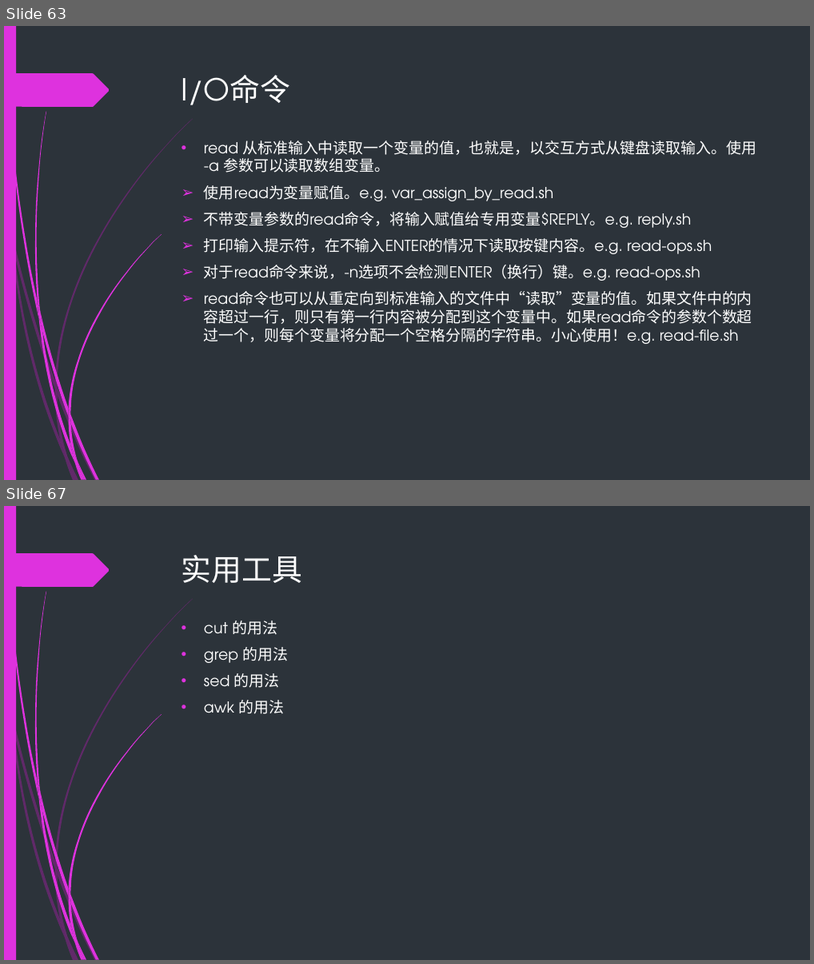
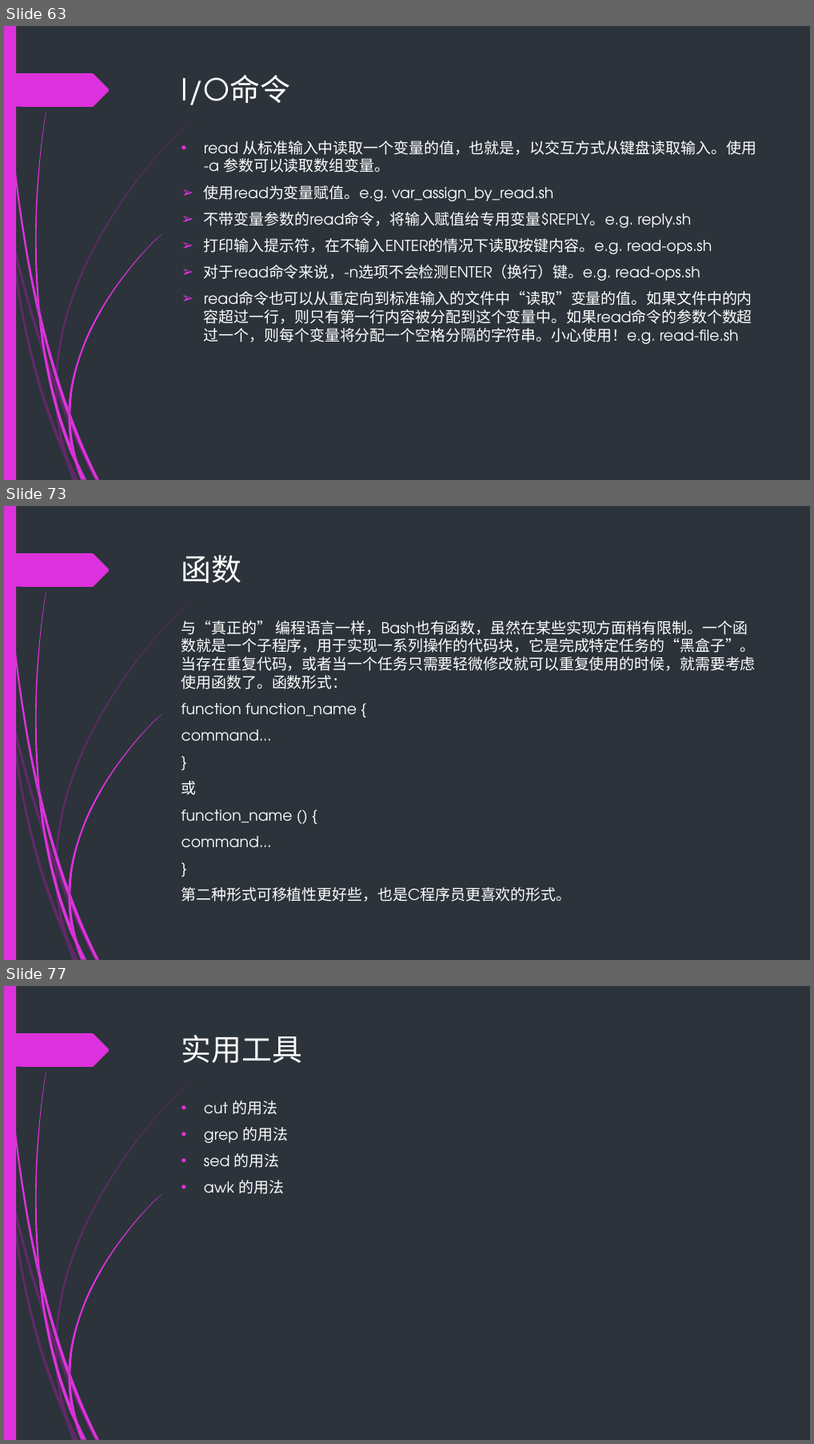
Before and after one commit to backup-ci/abs-train, a slide deck: Bash-scripting-guid.pptx. Shown one above the other, each under a label of ours: slides 63 and 67 before the commit, slides 63, 73 and 77 after it; the slides between them are not shown. The pictures are 814x964 and 814x1444 pixels, drawn with LibreOffice and Linux fonts; fonts in the diff are those of the drawing. Boxes give left, top, right and bottom in pixels: in the first picture for what was removed or moved away, otherwise in the second. Text is boxed around its words. In the diff, an @@ line names an element or a change of style, - is before the commit and + after.

```diff
--- a/Bash-scripting-guid.pptx
+++ b/Bash-scripting-guid.pptx
@@ slide 73 added at [4,506,810,960], background #2C333A; not listed: 24 template elements that a slide beside it also shows @@
@@ title added at [182,555,242,583], 36 pt, text #FFFFFF @@
+函数
@@ text added at [182,620,756,901], 18 pt, text #FFFFFF @@
+与“真正的” 编程语言一样，Bash也有函数，虽然在某些实现方面稍有限制。一个函数就是一个子程序，用于实现一系列操作的代码块，它是完成特定任务的“黑盒子”。 当存在重复代码，或者当一个任务只需要轻微修改就可以重复使用的时候，就需要考虑使用函数了。函数形式：
+function function_name {
+command...
+}
+或
+function_name () {
+command...
+}
+第二种形式可移植性更好些，也是C程序员更喜欢的形式。
@@ what was slide 67 is now slide 77 @@
```
Also in this commit, not shown: 5 slides changed, 9 other slides added, 15 other files.
